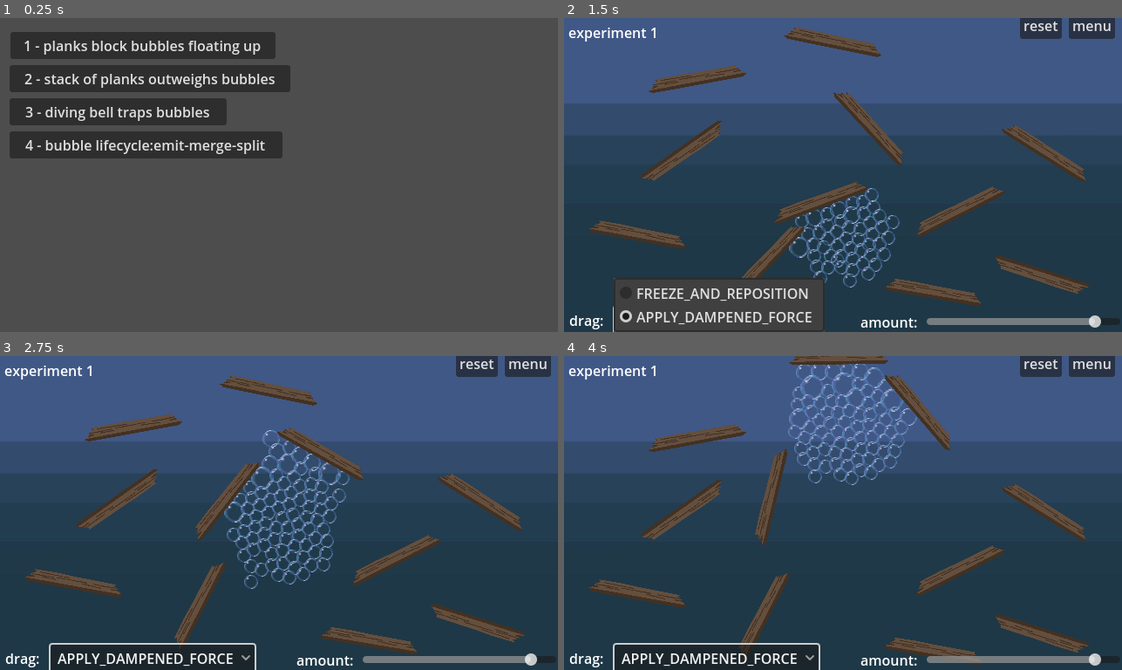
Above: before the commit, frames 1-4 (two rows, left to right).
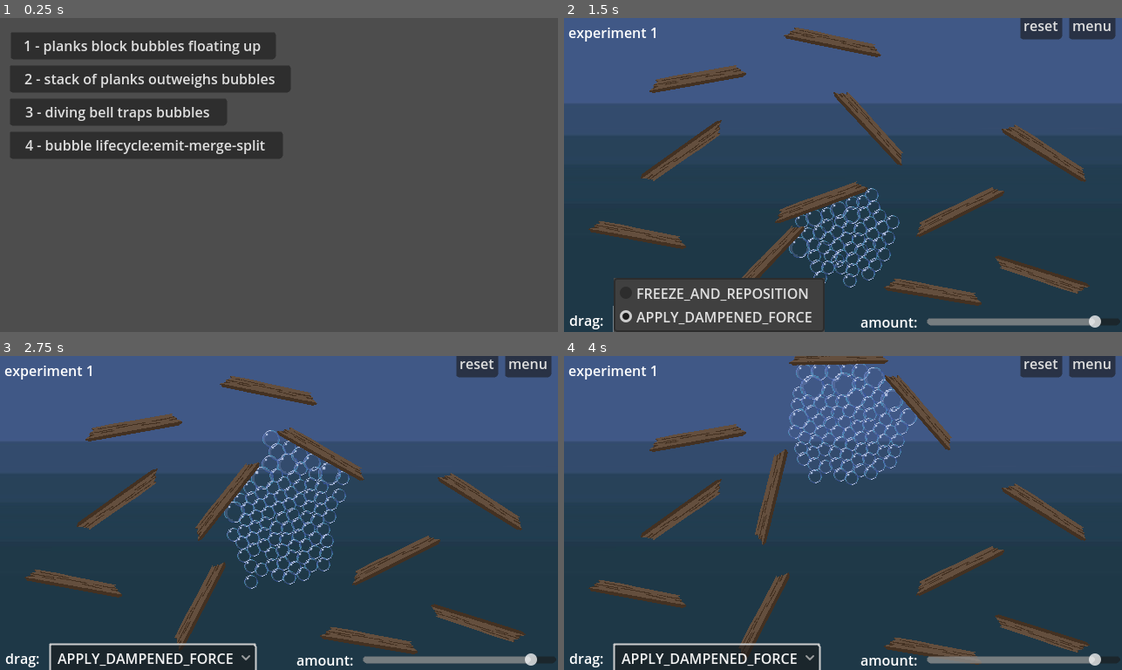
Above: after the commit, the same moments.

Repository: outrightmental/ggj25-bubble-up
Game: Godot game, scene res://scenes/main.tscn
The game is run twice, just before and just after one commit, with the same random seed, the same clock (stepped at 60 frames per second) and the same inputs.
Inputs (mouse positions are in pixels of both pictures, inside the frame that each line leads up to):
- Up to frame 1 (0.25 s): no input
- Up to frame 2 (1.5 s): click "1 - planks block bubbles floa…" at 0.5 s; click "APPLY_DAMPENED_FORCE" at 1.25 s
- Up to frame 3 (2.75 s): click "APPLY_DAMPENED_FORCE" at 2 s
- Up to frame 4 (4 s): click "APPLY_DAMPENED_FORCE" at 2.75 s; move the mouse to (965, 497) at 3.52 s; click (965, 497) at 3.67 s

The runs differ from the first frame. In frame 2, 1.3% of the frame differs, in the area x 4-99%, y 0-100%; in frame 3, 1.9%; in frame 4, 1.6%.

Commit message:
visual adjustments

Diff:
--- a/models/bubble/bubble.tscn
+++ b/models/bubble/bubble.tscn
@@ -19,5 +19,6 @@
 shape = SubResource("CircleShape2D_cj1uy")
 
 [node name="Sprite2D" type="Sprite2D" parent="."]
+texture_filter = 1
 scale = Vector2(0.1, 0.1)
 texture = ExtResource("2_aojhw")
--- a/models/movable/movable_plank.tscn
+++ b/models/movable/movable_plank.tscn
@@ -17,6 +17,7 @@
 polygon = PackedVector2Array(49.1966, -7.12859, 47.0621, -5.46342, 57.4558, 3.54389, 56.921, 5.54351, 54.6542, 5.80858, …(193 unchanged characters)…
 
 [node name="PlankTest" type="Sprite2D" parent="."]
+texture_filter = 1
 position = Vector2(-1.00804, 1.25)
 scale = Vector2(0.161267, 0.166667)
 texture = ExtResource("2_658lm")
--- a/project.godot
+++ b/project.godot
@@ -24,6 +24,7 @@
 window/size/viewport_width=640
 window/size/viewport_height=360
 window/stretch/mode="viewport"
+window/stretch/scale_mode="integer"
 
 [rendering]
 
@@ -31,3 +32,4 @@
 renderer/rendering_method.mobile="gl_compatibility"
 anti_aliasing/quality/msaa_2d=1
 2d/snap/snap_2d_transforms_to_pixel=true
+2d/snap/snap_2d_vertices_to_pixel=true
--- a/scenes/experiment_4/experiment_4.tscn
+++ b/scenes/experiment_4/experiment_4.tscn
@@ -1,6 +1,6 @@
 [gd_scene load_steps=5 format=3 uid="uid://djsk56db14mx0"]
 
-[ext_resource type="Texture2D" uid="uid://b6ly3cu7rfjje" path="res://assets/background_test.png" id="1_wu7fk"]
+[ext_resource type="Texture2D" uid="uid://cyns620gdps5p" path="res://assets/background_test_2.png" id="1_blgub"]
 [ext_resource type="Script" path="res://models/bubble/bubble_emitter.gd" id="2_4oogt"]
 [ext_resource type="PackedScene" uid="uid://d4cmqk53ynl56" path="res://models/movable/movable_plank.tscn" id="3_p8522"]
 [ext_resource type="PackedScene" uid="uid://gl5hdp43qnoj" path="res://models/controls/controls.tscn" id="3_scdhr"]
@@ -9,7 +9,7 @@
 
 [node name="BackgroundTest" type="Sprite2D" parent="."]
 position = Vector2(320, 180)
-texture = ExtResource("1_wu7fk")
+texture = ExtResource("1_blgub")
 
 [node name="Bubble Emitter" type="Node2D" parent="."]
 position = Vector2(325, 286)
Binary file added: assets/background_test_2.png
Not shown, added: assets/background_test_2.png.import
